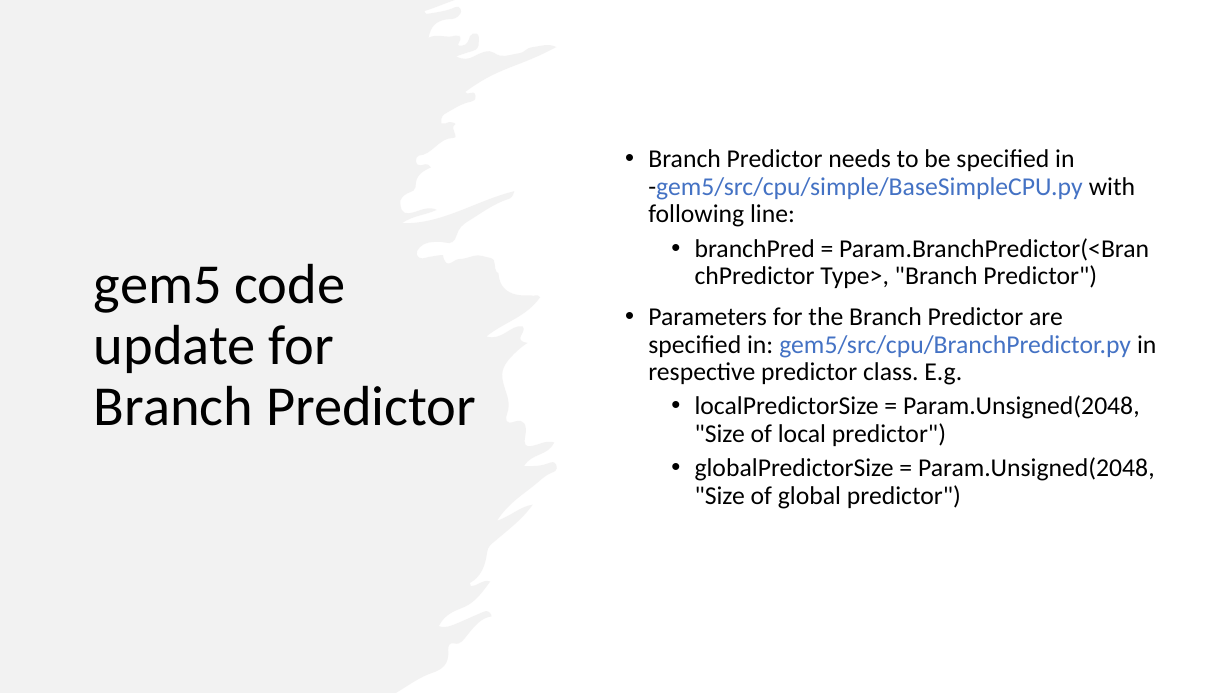
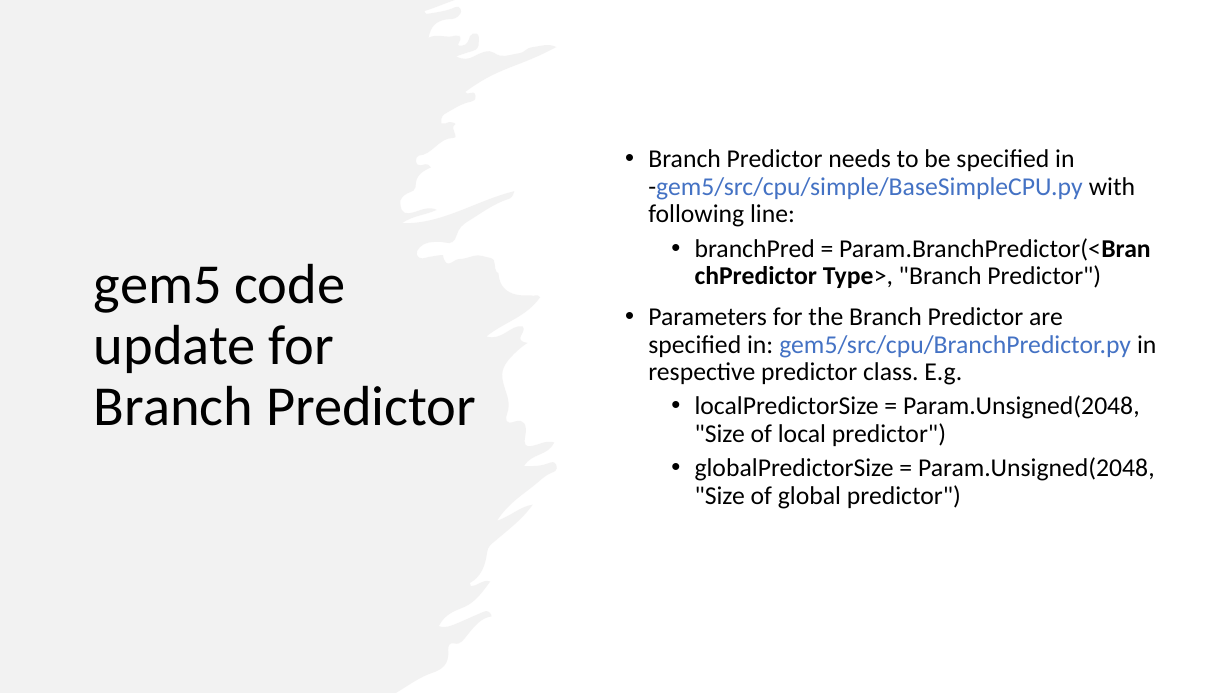
Before and after one commit to ved18/BranchPrediction, a slide deck: slide 6 of BranchPredictor_Comparison.pptx. Drawn at 1232x693 pixels with LibreOffice and Linux fonts; fonts in the diff are those of the drawing. Boxes give left, top, right and bottom in pixels: in the first picture for what was removed or moved away, otherwise in the second. Text is boxed around its words. In the diff, an @@ line names an element or a change of style, - is before the commit and + after.

```diff
--- a/BranchPredictor_Comparison.pptx
+++ b/BranchPredictor_Comparison.pptx
@@ text at <box>695,238,1151,288</box>: bold on in "Param.BranchPredictor(<BranchPredictor Type>," @@
```
Also in this commit, not shown: 1 other slide changed, 1 other file.
